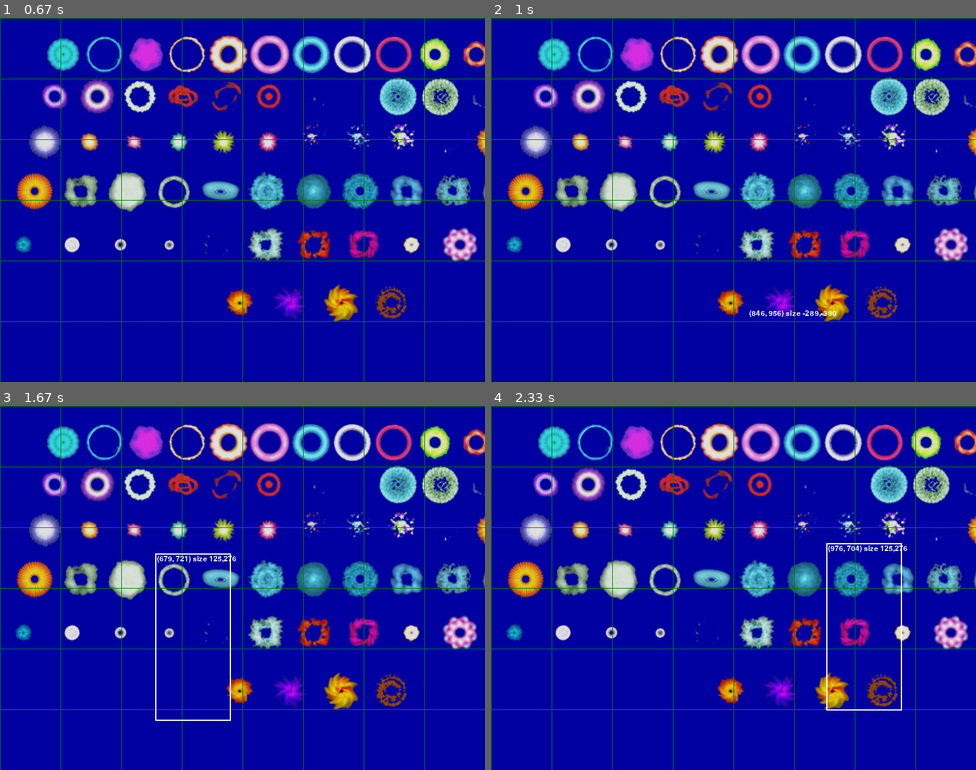
Above: before the commit, frames 1-4 (two rows, left to right).
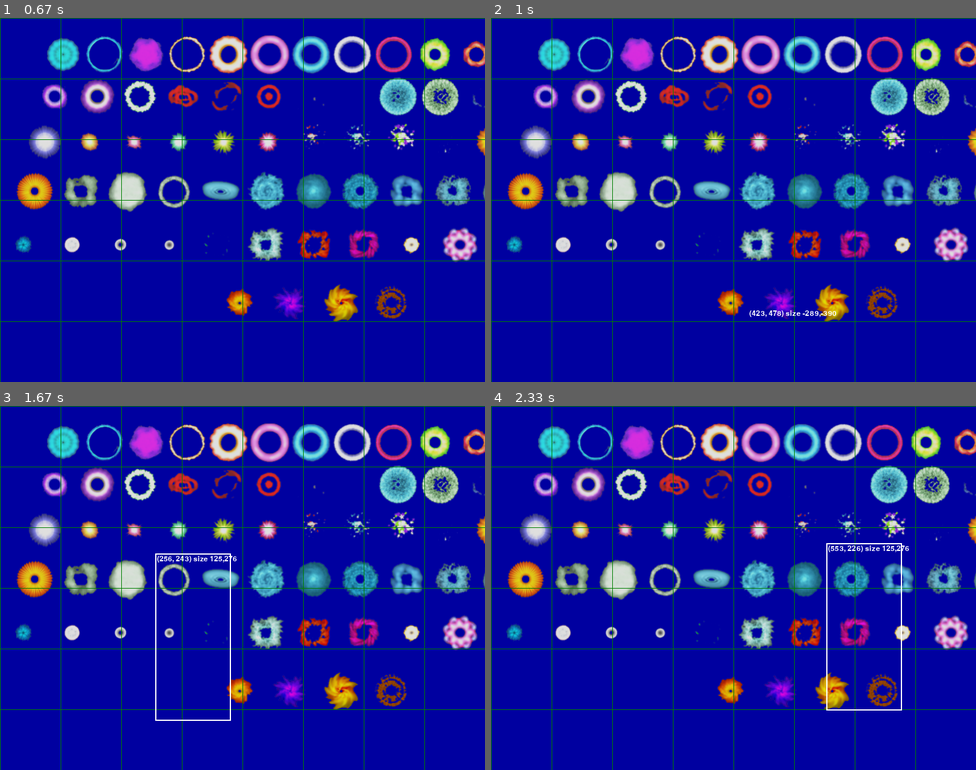
Above: after the commit, the same moments.

Repository: connorsadler/pygamehelperpublic
Game: pygame game, started from samplegame9_dragEditor.py
Two runs of this game, one before a commit and one after it. Both use one fixed random seed, a clock stepped at 60 frames per second and the inputs below.
Inputs (mouse positions are in pixels of both pictures, inside the frame that each line leads up to):
- Up to frame 1 (0.67 s): right-click (257, 309) at 0.38 s
- Up to frame 2 (1 s): press the mouse at (748, 309) at 0.7 s; move the mouse to (660, 189) at 0.8 s; release the mouse at (573, 72) at 0.93 s
- Up to frame 3 (1.67 s): press the mouse at (169, 577) at 1.03 s; move the mouse to (155, 551) at 1.13 s; release the mouse at (140, 529) at 1.27 s; press the mouse at (155, 551) at 1.37 s; move the mouse to (194, 638) at 1.47 s; release the mouse at (232, 719) at 1.6 s
- Up to frame 4 (2.33 s): press the mouse at (685, 638) at 1.7 s; move the mouse to (762, 566) at 1.8 s; release the mouse at (840, 500) at 1.93 s; press the mouse at (840, 500) at 2.03 s; move the mouse to (854, 562) at 2.13 s; release the mouse at (864, 628) at 2.27 s

Frame 1 is identical in both runs. In frame 2, less than 0.1% of the frame differs, in the area x 53-60%, y 80-82%; in frame 3, 0.1%; in frame 4, 0.2%, in the area x 70-87%, y 38-41%.

Commit message:
More work on panning - basic panning of rect working Doing grid panning next

Diff:
--- a/samplegame9_dragEditor.py
+++ b/samplegame9_dragEditor.py
@@ -72,6 +72,8 @@
 
         # panning
         self.panning = False
+        self.panningStartClickPositionScreen = None
+        self.panningStartOrigin = None
 
     def move(self):
         pass
@@ -110,17 +112,22 @@
         clickPositionWorld = zoomHelper.pointScreenToWorld(clickPositionScreen)
 
         if event.type == pygame.MOUSEBUTTONDOWN:
-            # TODO
-            print("todo")
-            zoomHelper.setOrigin(clickPositionWorld)
+            print("pan start")
+            self.panning = True
+            self.panningStartClickPositionScreen = clickPositionScreen
+            self.panningStartOrigin = zoomHelper.getOrigin()
+            print("self.panningStartClickPositionScreen: " + str(self.panningStartClickPositionScreen))
         elif event.type == pygame.MOUSEMOTION:
-            # TODO
-            print("todo")
-            pass
+            print("panning - setting origin")
+            diffBetweenCurrentMousePosAndStartPanPos_screen = (clickPositionScreen[0] - self.panningStartClickPositionScreen[0], clickPositionScreen[1] - self.panningStartClickPositionScreen[1])
+            print("diffBetweenCurrentMousePosAndStartPanPos_screen: " + str(diffBetweenCurrentMousePosAndStartPanPos_screen))
+            diff_world = (zoomHelper.valueScreenToWorld(diffBetweenCurrentMousePosAndStartPanPos_screen[0]), zoomHelper.valueScreenToWorld(diffBetweenCurrentMousePosAndStartPanPos_screen[1]))
+            zoomHelper.setOrigin((self.panningStartOrigin[0] + diff_world[0], self.panningStartOrigin[1] + diff_world[1]))
         elif event.type == pygame.MOUSEBUTTONUP:
-            # TODO
-            print("todo")
-            pass
+            print("pan end")
+            self.panning = False
+            self.panningStartClickPositionScreen = None
+            self.panningStartOrigin = None
 
     # dragging - either drawing a rectangle or moving it around
     def dragHandling(self, event):
@@ -175,6 +182,9 @@
         print("setOrigin: " + str(origin))
         self.origin = origin
 
+    def getOrigin(self):
+        return self.origin
+
     def valueTransform(self, value, worldToScreen):
         transformBy = self.zoom if worldToScreen else 1.0 / self.zoom
         return value * transformBy
